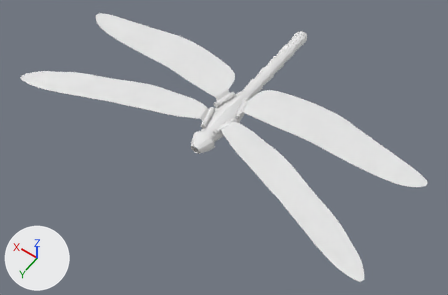
The Blender file assets/libellule3.blend: old version first, new version second.
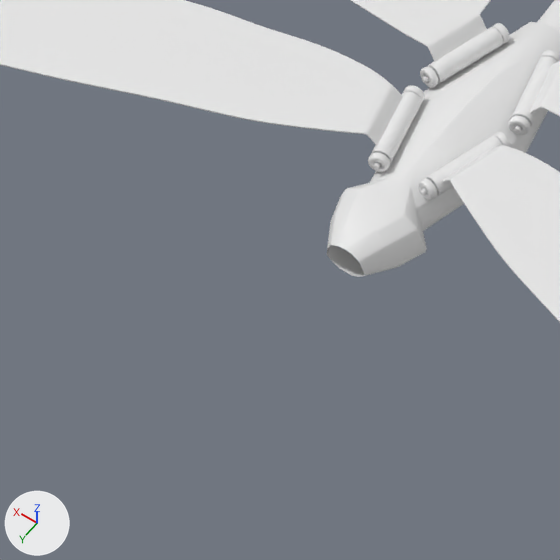
There are two pictures of each version: one whole from a 50 mm camera at (-0.449, 0.608, 0.884) aimed at (-0.015, 0.001, -0.071), one close up on the part from 25% to 55% of the width and 29% to 76% of the height. Every picture has the same lights, and +X, +Y and +Z are marked at lower left.

Before the edit, the objects in view are built like this:
```python
ob_body = bpy.data.objects.new('Body', me_plane)
ob_body.parent = ob_dragonfly
ob_body.location = (0.0, 0.0, -0.00214)
ob_left_back_wing = bpy.data.objects.new('Left Back Wing', me_cylinder_007)
ob_left_back_wing.parent = ob_dragonfly
ob_left_back_wing.location = (-0.02, -0.05, 0.0)
ob_left_back_wing.rotation_euler = (0.0, 0.0, 0.262)  # degrees (0, 0, 15)
ob_left_back_wing.scale = (-1.0, 1.0, 1.0)
ob_right_back_wing = bpy.data.objects.new('Right Back Wing', me_cylinder)
ob_right_back_wing.parent = ob_dragonfly
ob_right_back_wing.location = (0.02, -0.05, 0.0)
ob_right_back_wing.rotation_euler = (0.0, 0.0, -0.262)  # degrees (0, 0, -15)
# also in view: 'Right Front Wing' at (0.192, 0.063, 0.003); 'Left Front Wing' at (-0.192, 0.063, 0.003)
```
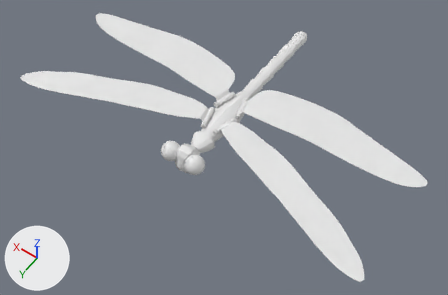
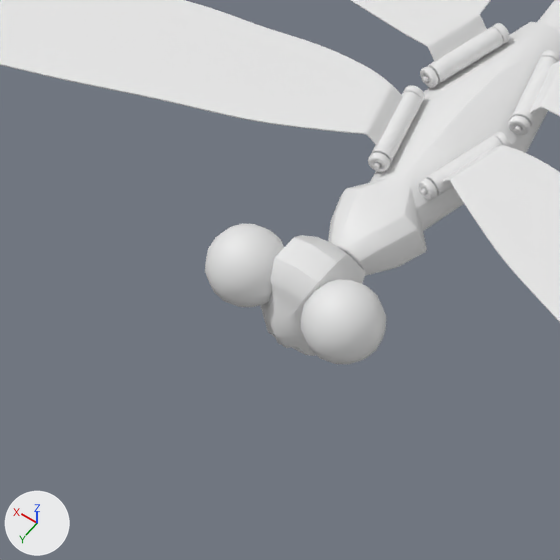
Commit message: Dragonfly WIP

The change, as a list of edits to the scene's bpy script:
```text
Change me_plane:
    used by ob_body; parent = ob_dragonfly; location = (0.0, 0.0, -0.00214)
    remove me_plane.from_pydata(...)  # 148 vertices, 129 faces; spans x -0.03..0.03, y -0.093..0.071, z -0.028..0.006
    add me_plane.from_pydata(...)  # 178 vertices, 159 faces; spans x -0.03..0.03, y -0.093..0.071, z -0.028..0.006
    me_plane part 1
    15 vertices are added at x -0.008..0.008, y 0.052, z -0.021..-0.008
    15 new vertices lie (0.0, 0.019, 0.0) away from vertices in x -0.008..0.008, y 0.052, z -0.021..-0.008
    30 new faces join them
Add me_plane_006:
    me_plane_006.from_pydata(...)  # 176 vertices, 181 faces; spans x -0.0277..0.0277, y 0.0656..0.1207, z -0.0325..0.0164
    me_plane_006.polygons.foreach_set('use_smooth', [True] * 181)
Add me_sphere:
    me_sphere.from_pydata(...)  # a UV sphere (16 segments, 8 rings, poles along z) spanning x -1.0..1.0, y -1.0..1.0, z -1.0..1.0
    me_sphere.polygons.foreach_set('use_smooth', [True] * 128)
Add ob_body_001:
    ob_body_001 = bpy.data.objects.new('Body.001', me_plane_006)
    ob_body_001.parent = ob_dragonfly
    ob_body_001.matrix_parent_inverse = Matrix(((5.167, 0.0, 0.0, 0.0), (0.0, 5.167, 0.0, 0.0), (0.0, 0.0, 5.167, 0.0), (0.0, 0.0, 0.0, 1.0)))
    ob_body_001.location = (0.0, 0.0, -0.00214)
    _m = ob_body_001.modifiers.new('Bevel', 'BEVEL')
    _m.width = 0.001
    _m.width_pct = 0.001
    _m.segments = 3
    _m.spread = 0.0
Add ob_left_eye:
    ob_left_eye = bpy.data.objects.new('Left eye', me_sphere)
    ob_left_eye.parent = ob_dragonfly
    ob_left_eye.matrix_parent_inverse = Matrix(((5.167, 0.0, 0.0, 0.0), (0.0, 5.167, 0.0, 0.0), (0.0, 0.0, 5.167, 0.0), (0.0, 0.0, 0.0, 1.0)))
    ob_left_eye.location = (-0.0266, 0.106, -0.00223)
    ob_left_eye.scale = (0.0187, 0.0187, 0.0187)
Add ob_right_eye:
    ob_right_eye = bpy.data.objects.new('Right eye', me_sphere.copy())
    ob_right_eye.parent = ob_dragonfly
    ob_right_eye.matrix_parent_inverse = Matrix(((5.167, 0.0, 0.0, 0.0), (0.0, 5.167, 0.0, 0.0), (0.0, 0.0, 5.167, 0.0), (0.0, 0.0, 0.0, 1.0)))
    ob_right_eye.location = (0.0266, 0.106, -0.00223)
    ob_right_eye.scale = (-0.0187, 0.0187, 0.0187)
```

What differs and where, as boxes [x1, y1, x2, y2] in the close-ups (560 x 560 px):
'Body.001', added
    after: [260, 235, 366, 356]
'Left eye', added
    after: [300, 279, 386, 365]
'Right eye', added
    after: [205, 224, 284, 307]
part 1 of me_plane, added
    after: [337, 245, 363, 269]
